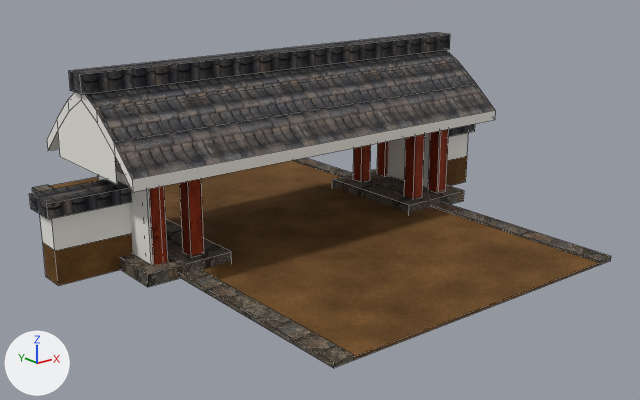
The Blender file stations/nara_bomon_stop/nara_bomon_stop.blend, before and after one commit.
One viewpoint serves both versions: a 50 mm camera at (-1.96, -2.64, 1.12) aimed at (0.05, -0.13, 0.11). The lights are fixed; the arrows at lower left show +X, +Y and +Z. The picture after the commit comes second. Mesh edges are drawn as thin lines.

Objects in the first picture: 'nara_bomon_stop_back_obj', 'nara_bomon_stop_front_obj'.
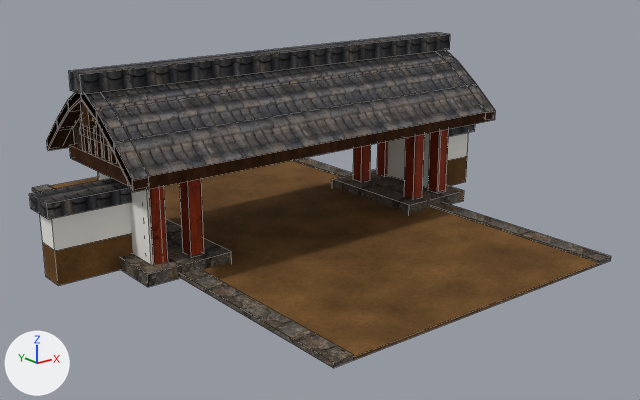
Where the change shows, as pixel boxes [x1, y1, x2, y2] in the pictures (640 x 400 px):
part 1 of me_nara_bomon_stop_front_obj, added (brown)
    after: [69, 144, 130, 186]
part 2 of me_nara_bomon_stop_front_obj, added
    after: [81, 102, 97, 128]
part 3 of me_nara_bomon_stop_front_obj, added
    after: [80, 128, 110, 147]
part 4 of me_nara_bomon_stop_front_obj, added
    after: [108, 145, 117, 164]
part 5 of me_nara_bomon_stop_front_obj, added
    after: [100, 129, 109, 161]
part 6 of me_nara_bomon_stop_front_obj, added
    after: [94, 122, 102, 158]
part 7 of me_nara_bomon_stop_front_obj, added
    after: [87, 127, 96, 155]
part 8 of me_nara_bomon_stop_front_obj, added
    after: [80, 119, 89, 152]
part 9 of me_nara_bomon_stop_front_obj, cut back
    before: [58, 100, 117, 184]
    after: [47, 93, 133, 189]
part 10 of me_nara_bomon_stop_front_obj, recoloured
    both: [47, 92, 495, 192]

What changed in the scene script:
```text
Add img_tsuma_kirengoshi_png:
    img_tsuma_kirengoshi_png = load_image('tsuma_kirengoshi.png', '../../Texture/tsuma_kirengoshi.png', 512, 256, 'sRGB')
Add mat_nara_tsumakirengoshi:
    mat_nara_tsumakirengoshi = bpy.data.materials.new('Nara_TsumaKirengoshi')
    # uses the picture img_tsuma_kirengoshi_png
Add mat_nara_goldfinial:
    mat_nara_goldfinial = principled_material('Nara_GoldFinial')
    mat_nara_goldfinial.base_color = (0.76, 0.58, 0.18)  # yellow #e2c876
    mat_nara_goldfinial.metallic = 0.35
    mat_nara_goldfinial.roughness = 0.45
    mat_nara_goldfinial.specular_ior_level = 0.14
Change me_nara_bomon_stop_front_obj:
    used by ob_nara_bomon_stop_front_obj; location = (0.0, 0.0, 0.0)
    remove me_nara_bomon_stop_front_obj.from_pydata(...)  # 136 vertices, 106 faces; spans x -0.82..0.98, y -0.32..0.32, z 0.0..0.67
    add me_nara_bomon_stop_front_obj.from_pydata(...)  # 386 vertices, 262 faces; spans x -0.82..0.98, y -0.32..0.32, z 0.0..0.67
    me_nara_bomon_stop_front_obj part 1: a new loose piece, a box spanning x -0.773..-0.745, y -0.213..0.213, z 0.338..0.386, in mat_nara_wooddark
    me_nara_bomon_stop_front_obj part 2: a new loose piece, a box spanning x -0.801..-0.777, y -0.027..0.027, z 0.492..0.57, in mat_nara_wooddark
    me_nara_bomon_stop_front_obj part 3: a new loose piece, a box spanning x -0.771..-0.755, y -0.119..0.119, z 0.439..0.463, in mat_nara_wooddark
    me_nara_bomon_stop_front_obj part 4: a new loose piece, a box spanning x -0.771..-0.755, y -0.108..-0.088, z 0.386..0.493, in mat_nara_wooddark
    me_nara_bomon_stop_front_obj part 5: a new loose piece, a box spanning x -0.771..-0.755, y -0.059..-0.039, z 0.386..0.523, in mat_nara_wooddark
    me_nara_bomon_stop_front_obj part 6: a new loose piece, a box spanning x -0.771..-0.755, y -0.01..0.01, z 0.386..0.552, in mat_nara_wooddark
    me_nara_bomon_stop_front_obj part 7: a new loose piece, a box spanning x -0.771..-0.755, y 0.039..0.059, z 0.386..0.523, in mat_nara_wooddark
    me_nara_bomon_stop_front_obj part 8: a new loose piece, a box spanning x -0.771..-0.755, y 0.088..0.108, z 0.386..0.493, in mat_nara_wooddark
    me_nara_bomon_stop_front_obj part 9
    4 vertices are removed from x -0.81..0.81, y -0.21..0.21, z 0.35
    2 faces are deleted
    62 vertices are added at x -0.81..0.75, y -0.32..0.32, z 0.35..0.62
    48 new vertices lie (0.06, 0.0, 0.0) away from vertices in x -0.81..0.75, y -0.32..0.32, z 0.36..0.62
    2 new faces join them, mat_nara_tsumakirengoshi
    48 new faces join them, mat_nara_wooddark
    me_nara_bomon_stop_front_obj part 10: 20 faces spanning x -0.81..0.81, y -0.32..0.32, z 0.35..0.62 switch from mat_nara_plaster (white #eceae3) to mat_nara_wooddark
    other edits to the shape of me_nara_bomon_stop_front_obj do not show in these pictures
    add me_nara_bomon_stop_front_obj.materials.append(mat_nara_goldfinial)  # yellow #e2c876
    add me_nara_bomon_stop_front_obj.materials.append(mat_nara_tsumakirengoshi)
```
